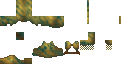
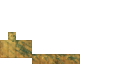
Layers edited between the first and the second (128, 64) image:
renamed "Layer 0" to "Layer 5", hid it, moved it above "Hue/Saturation 1", painted on it over [0, 0, 121, 64]
"Bismuth overlay": opacity 100% → 62% over [0, 0, 121, 64]
removed layer "Bismuthbronze" (was hard light) over [0, 0, 121, 64]
showed "Tinbronze", blend hard light → multiply, painted on it, unmasked it over [0, 0, 121, 64]
added group "Overlays" with 4 layers over [0, 0, 112, 64]
added layer "Layer 7" in group "Overlays" over [0, 32, 80, 64]
